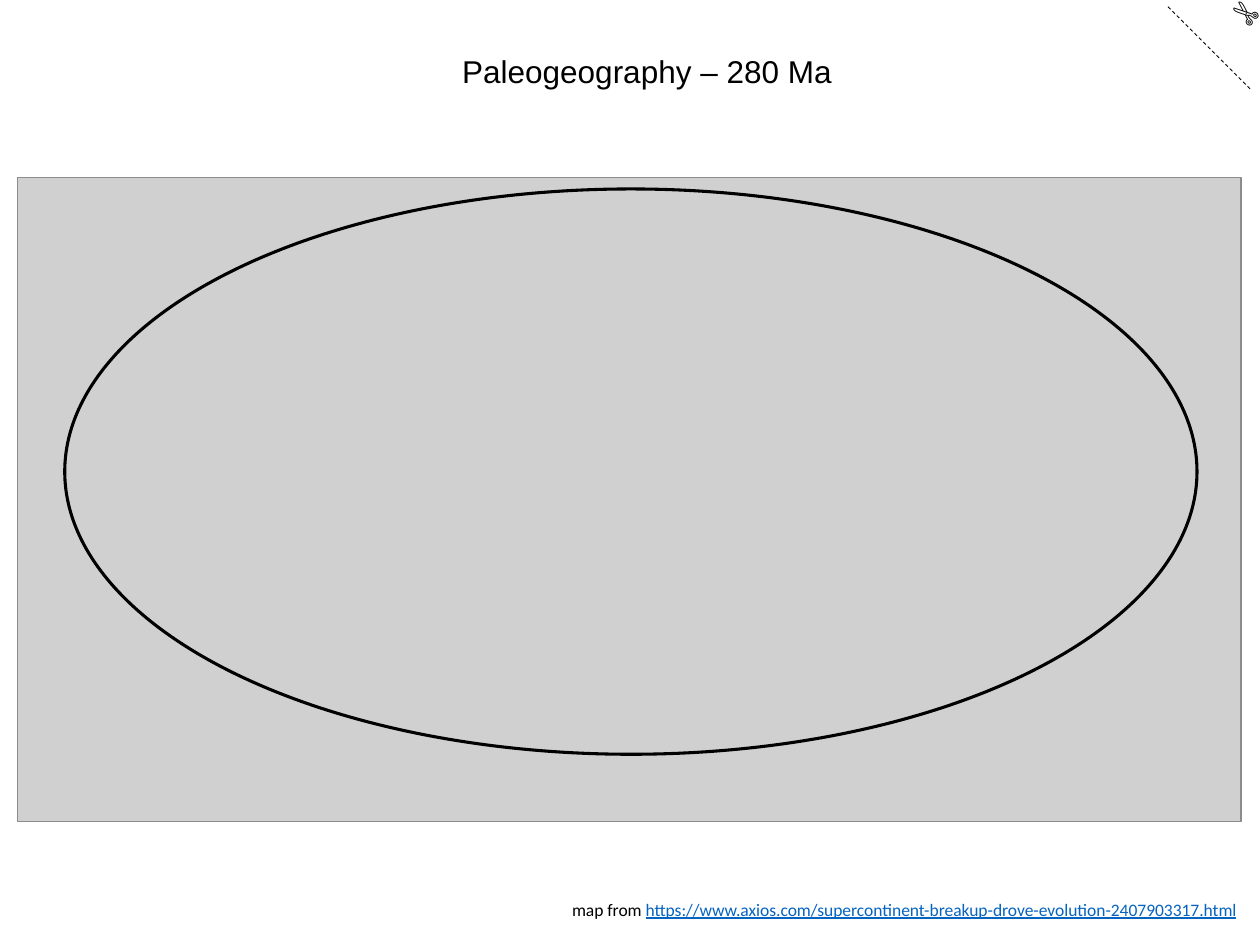
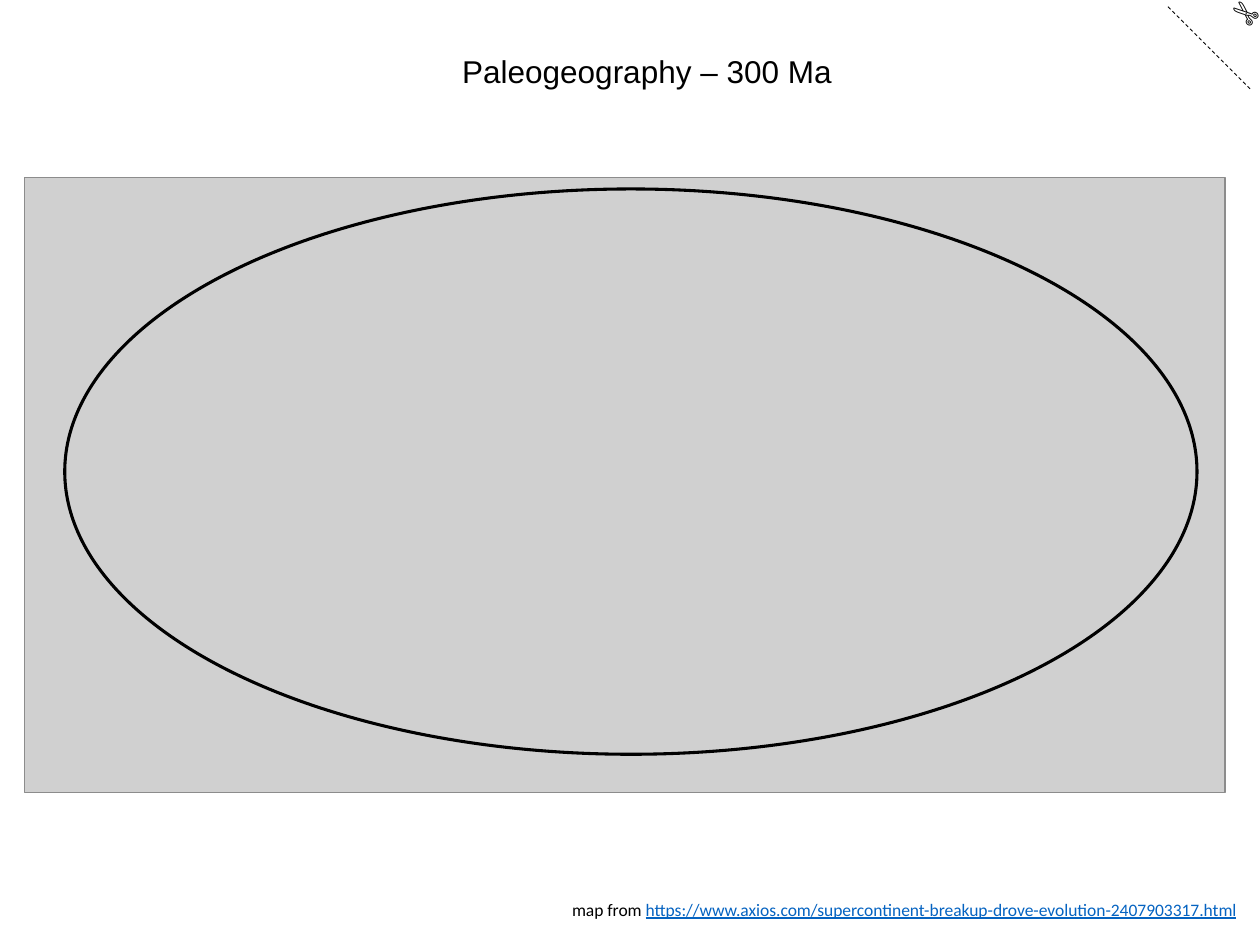
Before and after one commit to the-iagd/geological_tactile_image_repository, a slide deck: slide 1 of assets/tactile_image_files/0066-paleogeography_280Ma/0066-paleogeography_280Ma.pptx. Drawn at 1260x945 pixels with LibreOffice and Linux fonts; fonts in the diff are those of the drawing; grey boxes stand for pictures. Boxes give left, top, right and bottom in pixels: in the first picture for what was removed or moved away, otherwise in the second. Text is boxed around its words. In the diff, an @@ line names an element or a change of style, - is before the commit and + after.

```diff
--- a/assets/tactile_image_files/0066-paleogeography_280Ma/0066-paleogeography_280Ma.pptx
+++ b/assets/tactile_image_files/0066-paleogeography_280Ma/0066-paleogeography_280Ma.pptx
@@ text at (462, 60, 832, 89): text changed @@
-Paleogeography – 280 Ma
+Paleogeography – 300 Ma
@@ picture: place and size @@
-picture at (18, 178, 1241, 822)
+picture at (25, 178, 1226, 793)
```
Also in this commit, not shown: 2 other slides changed, 11 other files.
